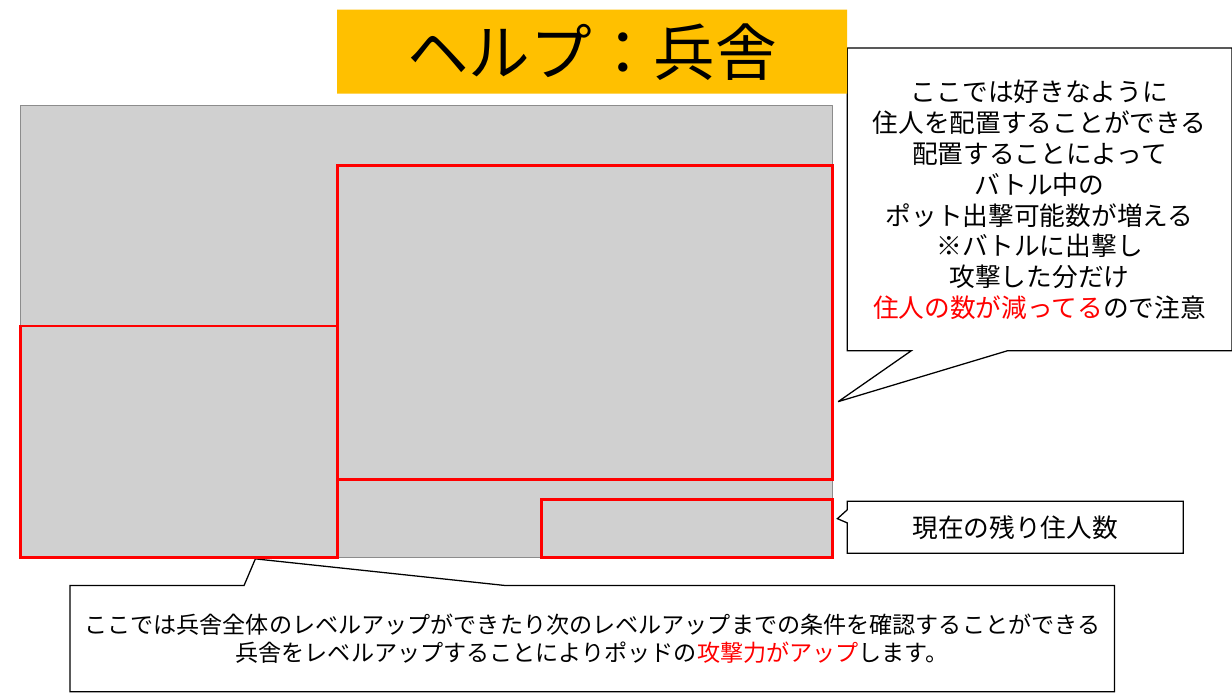
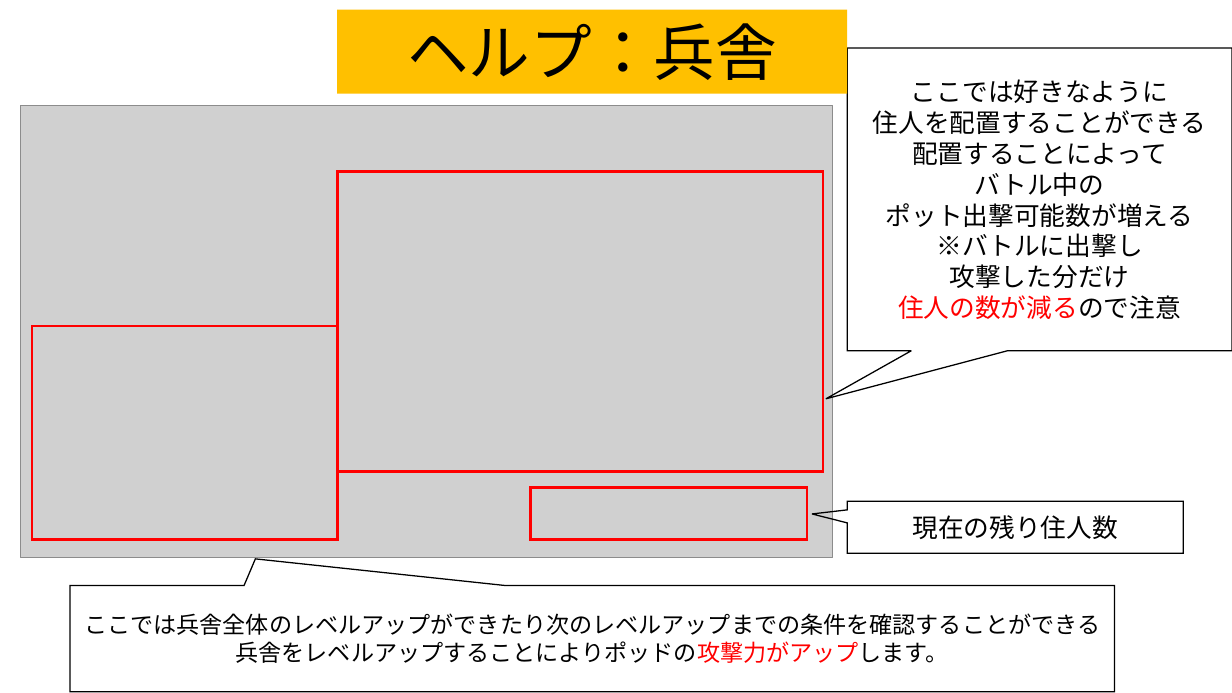
Before and after one commit to team556/team, a slide deck: slide 4 of 説明文.pptx. Drawn at 1232x693 pixels with LibreOffice and Linux fonts; fonts in the diff are those of the drawing; grey boxes stand for pictures. Boxes give left, top, right and bottom in pixels: in the first picture for what was removed or moved away, otherwise in the second. Text is boxed around its words. In the diff, an @@ line names an element or a change of style, - is before the commit and + after.

Commit message:
ヘルプ画面のパワポの方の画像を新しいものに変更 ※ゲーム内ヘルプの方の画像も変更しようとしたが パワポのバージョンの違いにより表示方法が変わっていて現在のコードにそのまま適用は出来ないので断念

```diff
--- a/説明文.pptx
+++ b/説明文.pptx
@@ speech box "ここでは好きなように" at [848,48,1232,351]: proportions changed @@
@@ rectangle: place and size @@
-rectangle at [337,165,833,480]
+rectangle at [337,172,823,471]
@@ text in speech box at [898,295,1181,319]: text changed @@
-住人の数が減ってるので注意
+住人の数が減るので注意
@@ rectangle: place and size @@
-rectangle at [20,326,337,558]
+rectangle at [32,326,337,541]
@@ rectangle: place and size @@
-rectangle at [542,499,833,557]
+rectangle at [531,488,807,540]
```
Also in this commit, not shown: 6 other slides changed, 2 other files.
